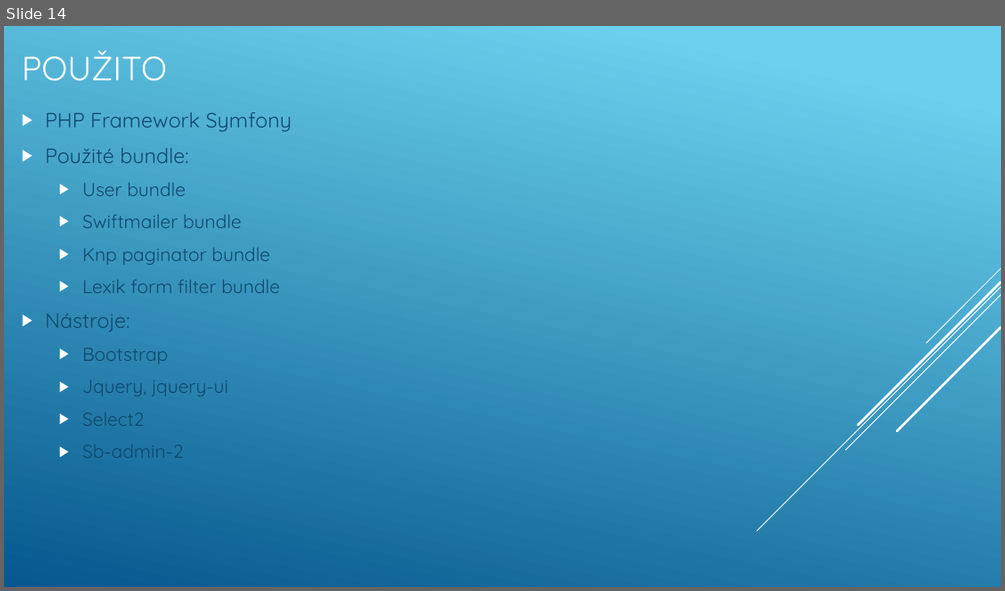
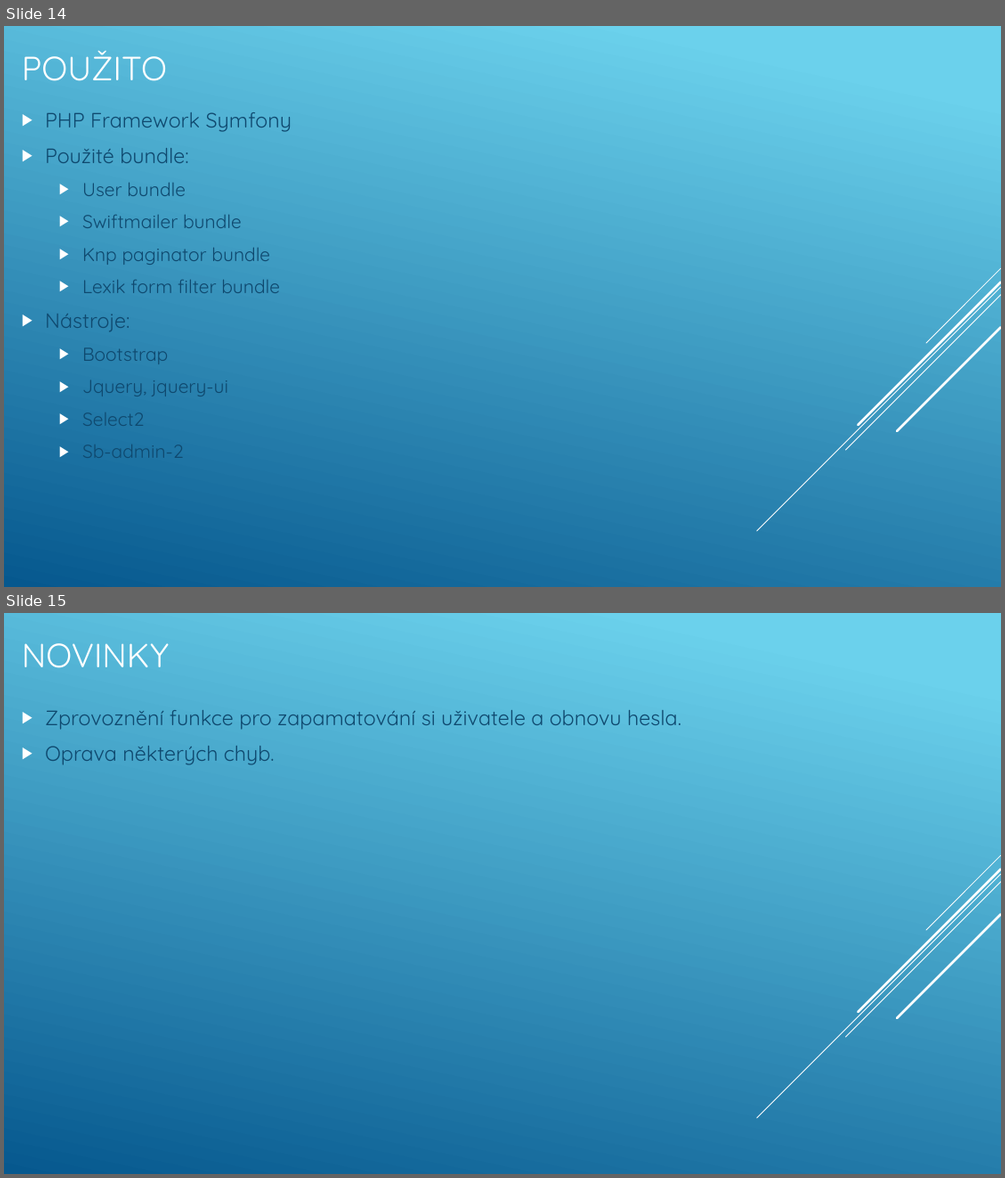
Before and after one commit to BulakM/RSP, a slide deck: Prezentace/Logos polytechnikos.pptx. Shown one above the other, each under a label of ours: slide 14 before the commit, slides 14 and 15 after it. The pictures are 1005x591 and 1005x1178 pixels, drawn with LibreOffice and Linux fonts; fonts in the diff are those of the drawing. Boxes give left, top, right and bottom in pixels: in the first picture for what was removed or moved away, otherwise in the second. Text is boxed around its words. In the diff, an @@ line names an element or a change of style, - is before the commit and + after.

```diff
--- a/Prezentace/Logos polytechnikos.pptx
+++ b/Prezentace/Logos polytechnikos.pptx
@@ slide 15 added at bbox=[4, 613, 1001, 1174], background gradient #6ED2EB to #06588E; not listed: 5 template elements that a slide beside it also shows @@
@@ title added at bbox=[22, 643, 169, 668], 32.4 pt, text #FFFFFF @@
+NOVINKY
@@ text added at bbox=[45, 710, 681, 765], 20 pt, text #0F496F @@
+▶ Zprovoznění funkce pro zapamatování si uživatele a obnovu hesla.
+▶ Oprava některých chyb.
```
Also in this commit, not shown: 3 other slides added, 1 slide removed.
